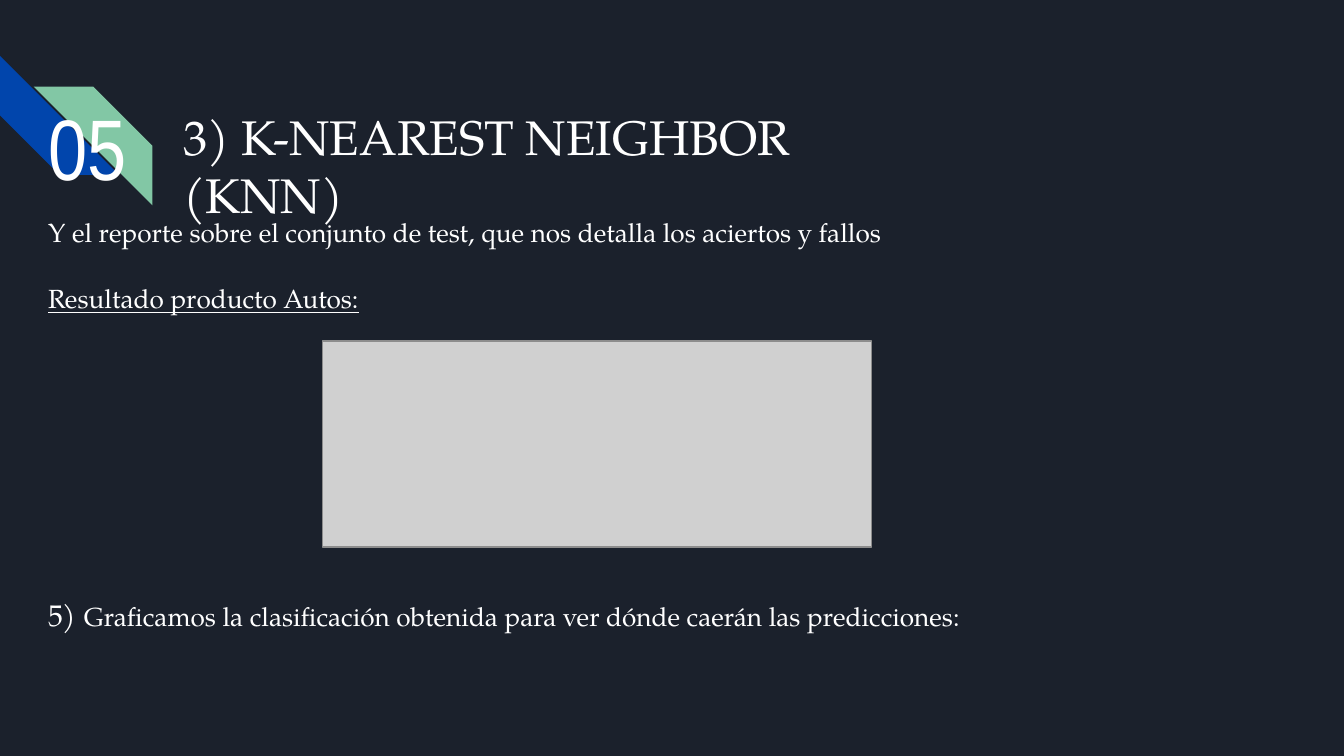
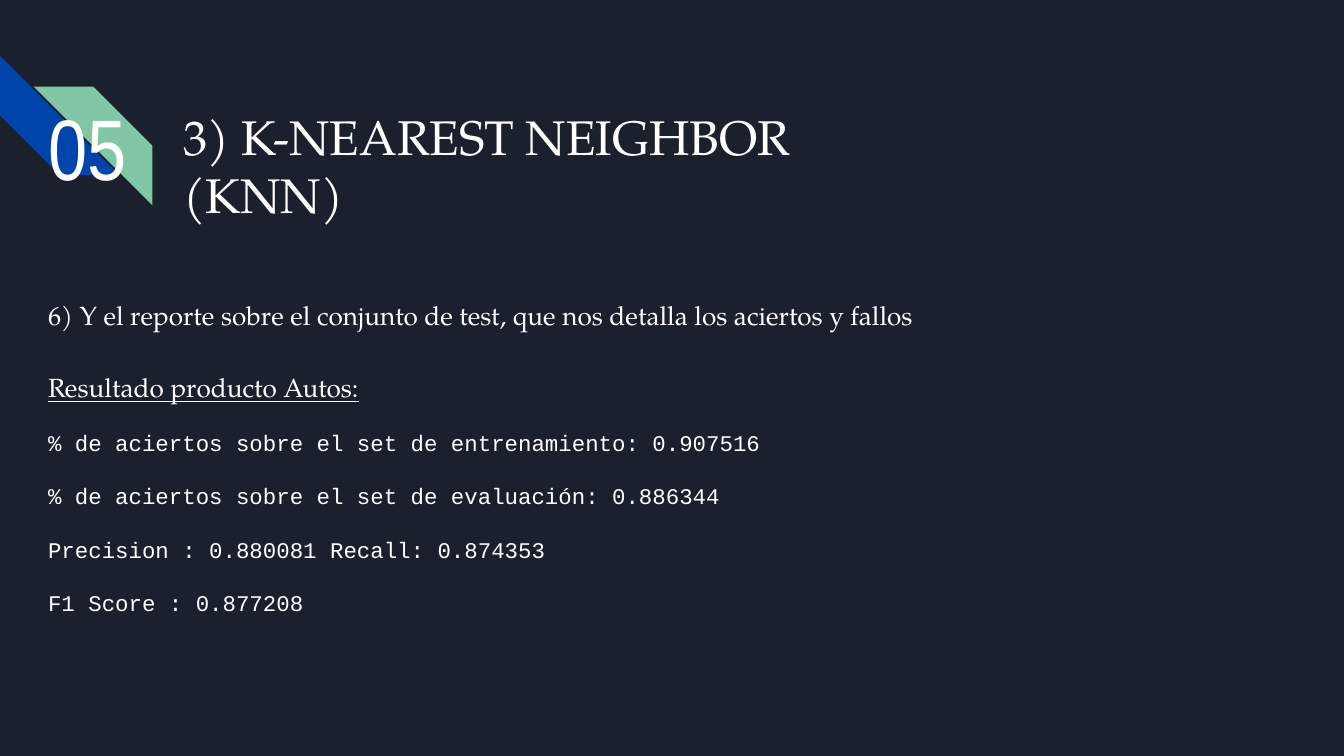
Before and after one commit to Alejo3107/PROYECTO_CH_DS, a slide deck: slide 35 of Presentación ejecutiva.pptx (slide 32 before the commit). Drawn at 1344x756 pixels with LibreOffice and Linux fonts; fonts in the diff are those of the drawing; grey boxes stand for pictures; background and template pictures are left out. Boxes give left, top, right and bottom in pixels: in the first picture for what was removed or moved away, otherwise in the second. Text is boxed around its words. In the diff, an @@ line names an element or a change of style, - is before the commit and + after.

```diff
--- a/Presentación ejecutiva.pptx
+++ b/Presentación ejecutiva.pptx
@@ text "6) Y el reporte sobre ...": place and size @@
-text "6) Y el reporte sobre ..." at bbox=[48, 215, 959, 634]
+text "6) Y el reporte sobre ..." at bbox=[48, 306, 912, 612]
@@ text at bbox=[48, 306, 912, 333]: text changed @@
-Y el reporte sobre el conjunto de test, que nos detalla los aciertos y fallos
+6) Y el reporte sobre el conjunto de test, que nos detalla los aciertos y fallos
@@ picture removed at bbox=[323, 341, 871, 547] @@
@@ text at bbox=[48, 378, 358, 405]: line spacing 1.05 to 1.15 @@
@@ text at bbox=[48, 435, 759, 612]: text changed; size 14 to 12 pt; font TeX Gyre Pagella to Courier New @@
-5) Graficamos la clasificación obtenida para ver dónde caerán las predicciones:
+% de aciertos sobre el set de entrenamiento: 0.907516
+% de aciertos sobre el set de evaluación: 0.886344
+Precision : 0.880081 Recall: 0.874353
+F1 Score : 0.877208
```
Also in this commit, not shown: 12 other slides changed, 3 slides added, 1 slide removed, 3 other files.
